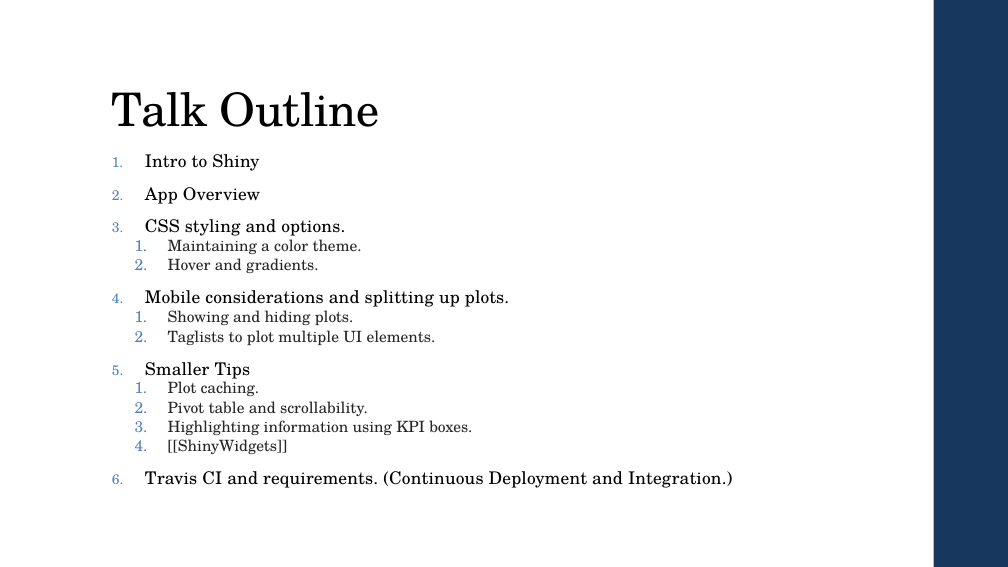
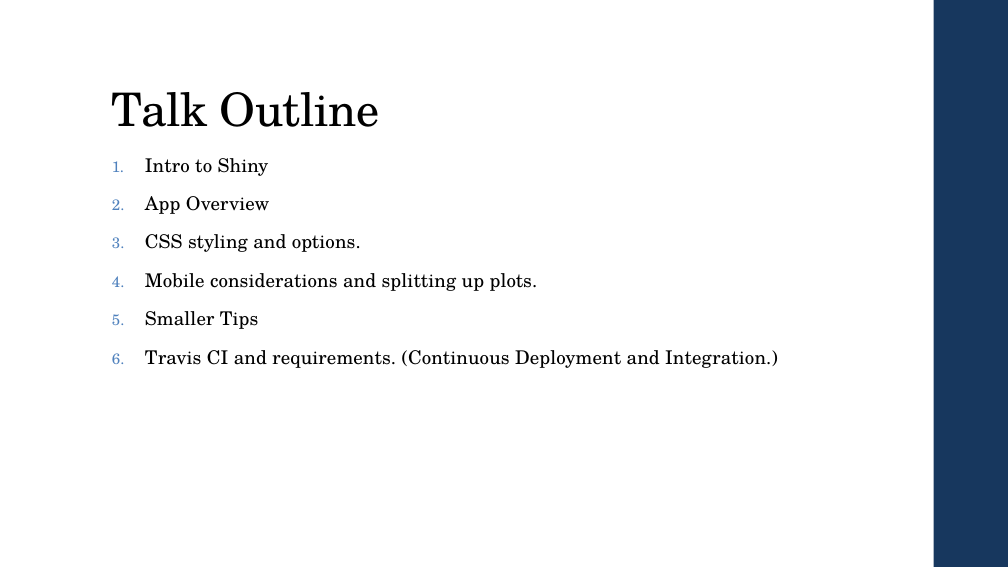
Before and after one commit to bmetenko/RShinyAppStore, a slide deck: slide 2 of Presentation/2019_08_15_RShinyPresentation.pptx. Drawn at 1008x567 pixels with LibreOffice and Linux fonts; fonts in the diff are those of the drawing. Boxes give left, top, right and bottom in pixels: in the first picture for what was removed or moved away, otherwise in the second. Text is boxed around its words. In the diff, an @@ line names an element or a change of style, - is before the commit and + after.

```diff
--- a/Presentation/2019_08_15_RShinyPresentation.pptx
+++ b/Presentation/2019_08_15_RShinyPresentation.pptx
@@ text "Intro to Shiny" at [145,158,778,368]: size 16.6 to 18 pt; line spacing 0.75 to 0.95 @@
@@ text at [168,239,362,273]: paragraphs removed @@
-  1. Maintaining a color theme.
-  2. Hover and gradients.
@@ text at [168,310,436,345]: paragraphs removed @@
-  1. Showing and hiding plots.
-  2. Taglists to plot multiple UI elements.
@@ text at [168,378,472,454]: paragraphs removed @@
-  1. Plot caching.
-  2. Pivot table and scrollability.
-  3. Highlighting information using KPI boxes.
-  4. [[ShinyWidgets]]
```
Also in this commit, not shown: 9 other slides changed, 8 slides added, 1 slide removed.
